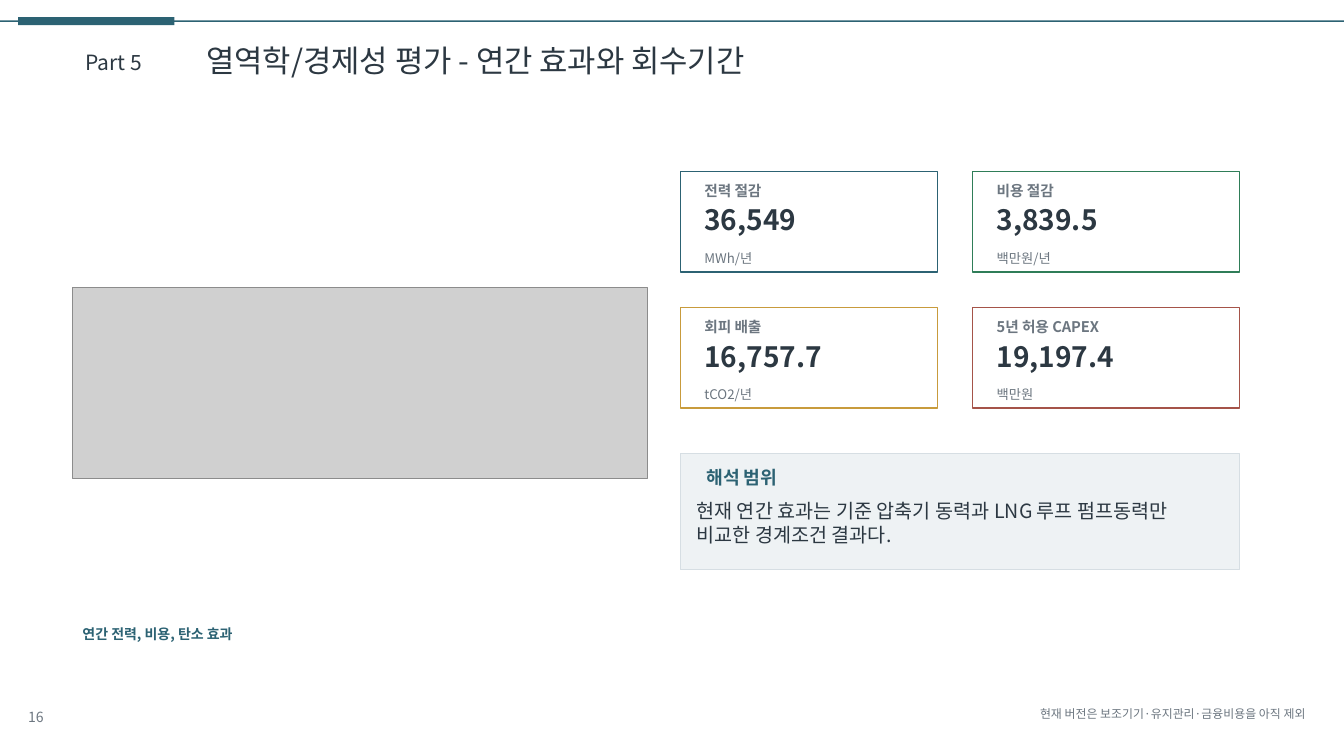
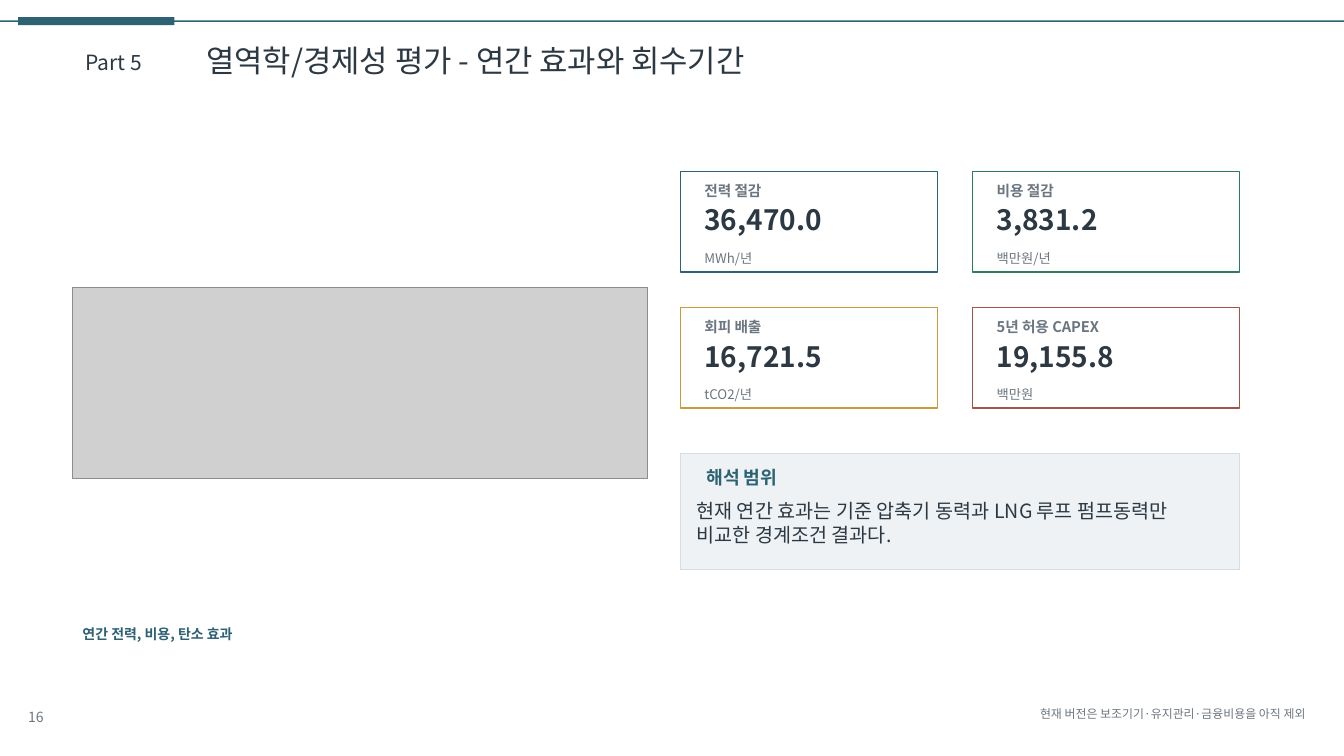
Before and after one commit to CuriousN006/lng-idc-design-study, a slide deck: slide 16 of deliverables/presentation_draft.pptx. Drawn at 1344x756 pixels with LibreOffice and Linux fonts; fonts in the diff are those of the drawing; grey boxes stand for pictures. Boxes give left, top, right and bottom in pixels: in the first picture for what was removed or moved away, otherwise in the second. Text is boxed around its words. In the diff, an @@ line names an element or a change of style, - is before the commit and + after.

```diff
--- a/deliverables/presentation_draft.pptx
+++ b/deliverables/presentation_draft.pptx
@@ text at [704, 209, 821, 236]: text changed @@
-36,549
+36,470.0
@@ text at [997, 209, 1098, 236]: text changed @@
-3,839.5
+3,831.2
@@ text at [704, 346, 821, 373]: text changed @@
-16,757.7
+16,721.5
@@ text at [997, 346, 1114, 373]: text changed @@
-19,197.4
+19,155.8
```
Also in this commit, not shown: 9 other slides changed, 16 other files.
